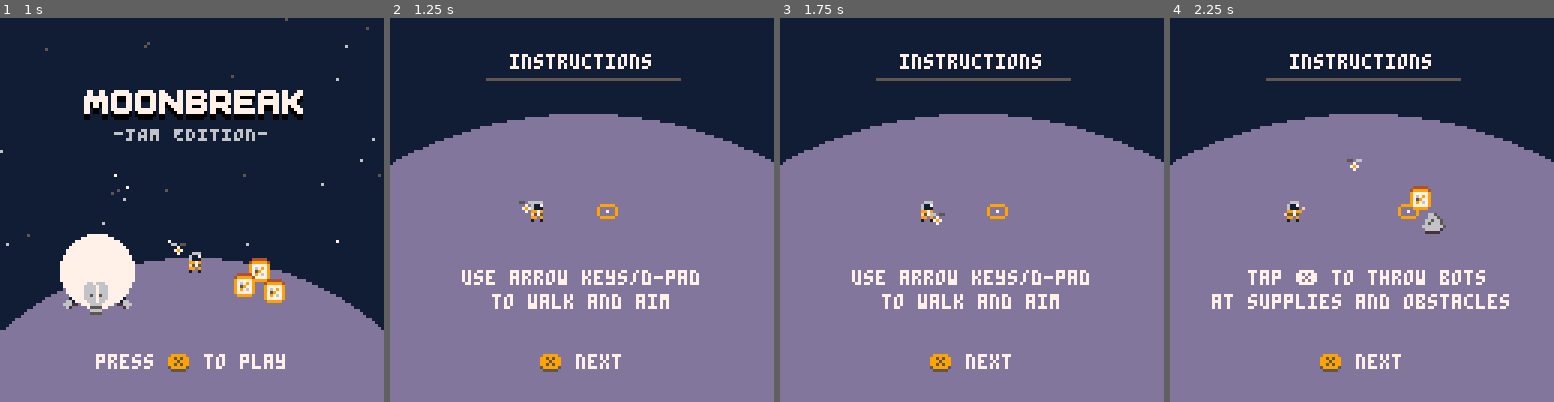
Above: before the commit, frames 1-4 (left to right).
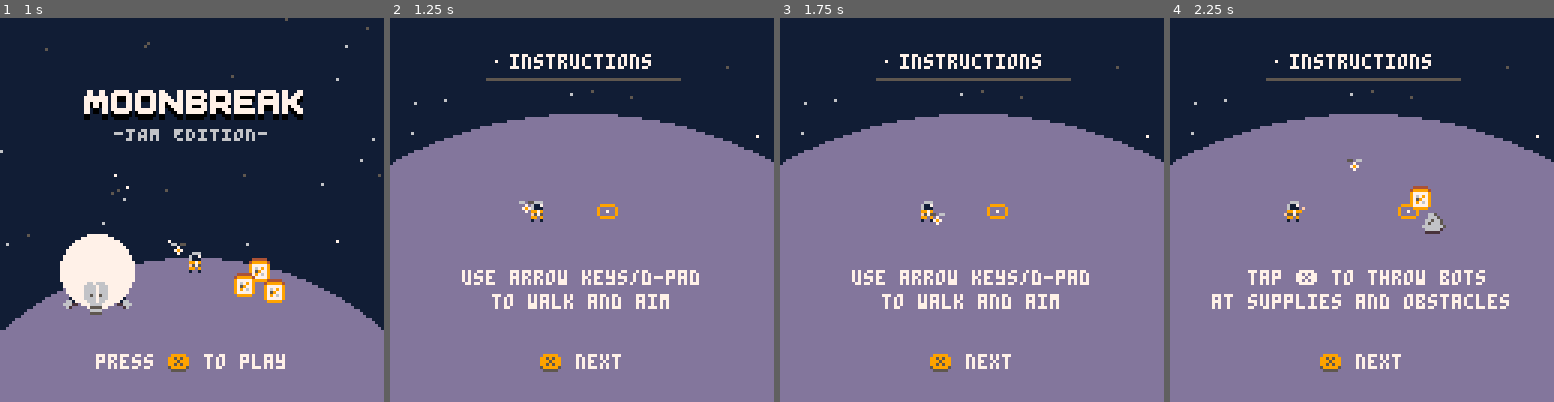
Above: after the commit, the same moments.

Repository: kevinthompson/moonbreak-p8
Game: PICO-8 cartridge moonbreak.p8
Two runs of this game, one before a commit and one after it. Both use one fixed random seed, a clock stepped at 60 frames per second and the inputs below.
Inputs:
- Up to frame 1 (1 s): tap X (X key) at 0.33 s; tap O (Z key) at 0.7 s
- Up to frame 2 (1.25 s): tap X (X key) at 1.07 s
- Up to frame 3 (1.75 s): hold Right from 1.6 s (still down); tap O (Z key) at 1.7 s
- Up to frame 4 (2.25 s): tap X (X key) at 1.85 s; release Right at 2.1 s; tap O (Z key) at 2.1 s; hold Up from 2.15 s (still down)

Frame 1 is identical in both runs. In frame 2, less than 0.1% of the frame differs, in the area x 5-97%, y 10-49%; in frame 3, less than 0.1%; in frame 4, less than 0.1%.

Commit message:
chore: add stars to instructions

Diff:
--- a/scripts/scenes/instructions.lua
+++ b/scripts/scenes/instructions.lua
@@ -29,6 +29,15 @@
     })
 
     spawner_instance = spawner.objects[1]
+    stars = {}
+
+    for i=1,30 do
+      add(stars, star:new({
+        x = rnd(128),
+        y = rnd(78),
+        c = rnd({5,6,7})
+      }))
+    end
   end,
 
   update = function(_ENV)
@@ -43,6 +52,9 @@
 
   draw = function(_ENV)
     cls(1)
+    for s in all(stars) do
+      s:draw()
+    end
     circfill(64,164,132,13)
 
     printc("instructions",12,7)
